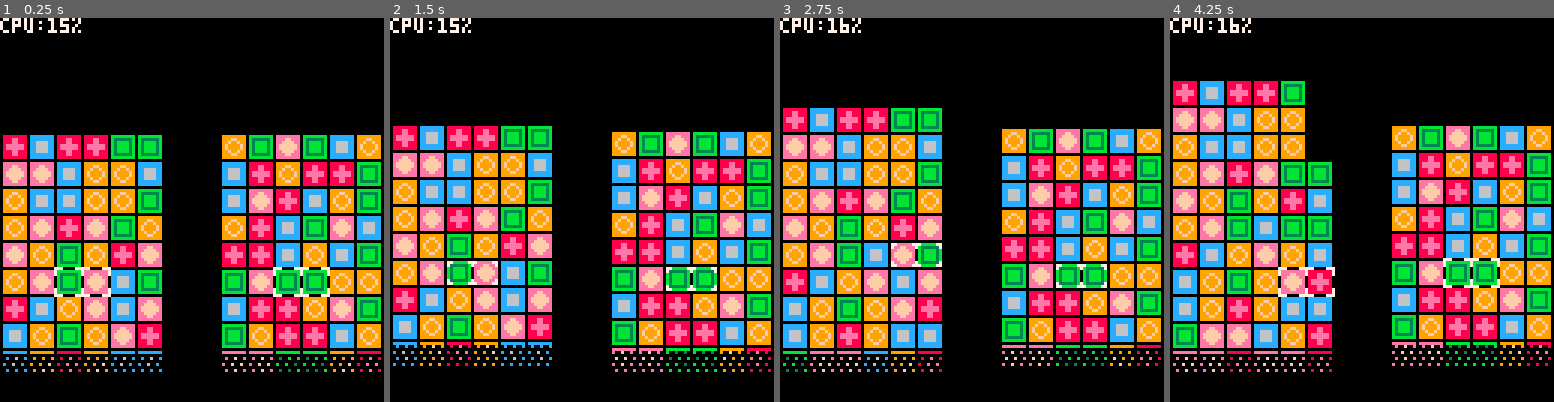
Above: before the commit, frames 1-4 (left to right).
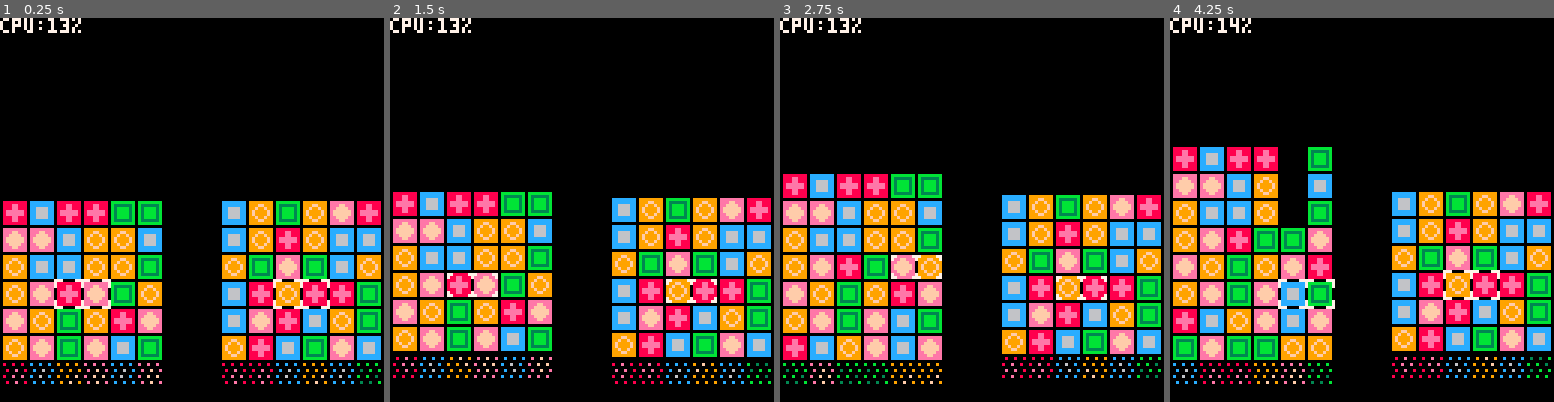
Above: after the commit, the same moments.

Repository: stevelavietes/pico8carts
Game: PICO-8 cartridge pa.p8
Two runs of this game, one before a commit and one after it. Both use one fixed random seed, a clock stepped at 60 frames per second and the inputs below.
Inputs:
- Up to frame 1 (0.25 s): no input
- Up to frame 2 (1.5 s): tap X (X key) at 0.33, 1.07 s; tap O (Z key) at 0.7 s
- Up to frame 3 (2.75 s): hold Right 1.6-2.1 s; tap O (Z key) at 1.7, 2.1, 2.5 s; tap X (X key) at 1.85 s; hold Up 2.15-2.42 s; hold Right from 2.47 s (still down)
- Up to frame 4 (4.25 s): tap O (Z key) every 0.4 s from 2.9 to 4.1 s; tap X (X key) at 2.97, 4.08 s; release Right at 3.03 s; hold Left 3.08-3.58 s; hold Down 3.63-3.97 s; hold Right from 4.02 s (still down)

The runs differ from the first frame. In frame 1, 40% of the frame differs, in the area x 0-100%, y 0-96%; in frame 2, 40%; in frame 3, 42%; in frame 4, 43%.

Commit message:
adjustment to "transparency" effect.

Diff:
--- a/pa.p8
+++ b/pa.p8
@@ -260,10 +260,10 @@
  pal(1,0)
  local by = (b.h-1)*9+offset
  local sx,sy = toscn(0,by)
- clip(sx, sy-offset+2,b.w*9, 17)
+ clip(sx, sy-offset,b.w*9, 17)
  for y=0,1 do
   for x=1,b.w do
-   spr(16,(x-1)*9,by-(y*8))
+   spr(16+(y*16),(x-1)*9,by-(y*8))
   end
  end
  clip()
@@ -364,9 +364,9 @@
  g.cs = {}
  g.bs = {}
  add(g.bs,
-   make_board(6,12,1,12,0,8))
+   make_board(6,12,1,16,0,6))
  add(g.bs,
-   make_board(6,12,74,12,1,8))
+   make_board(6,12,74,16,1,6))
  g.tick = 0
 end
 
@@ -387,14 +387,14 @@
 11111111666776666677776667666676667777666676676600000000000000000000000000000000000000000000000000000000000000000000000000000000
 10110110666776666666666667777776666776666667766600000000000000000000000000000000000000000000000000000000000000000000000000000000
 11111111666666666666666666666666666666666666666600000000000000000000000000000000000000000000000000000000000000000000000000000000
-00000000000000000000000000000000000000000000000000000000000000000000000000000000000000000000000000000000000000000000000000000000
-00000000000000000000000000000000000000000000000000000000000000000000000000000000000000000000000000000000000000000000000000000000
-00000000000000000000000000000000000000000000000000000000000000000000000000000000000000000000000000000000000000000000000000000000
-00000000000000000000000000000000000000000000000000000000000000000000000000000000000000000000000000000000000000000000000000000000
-00000000000000000000000000000000000000000000000000000000000000000000000000000000000000000000000000000000000000000000000000000000
-00000000000000000000000000000000000000000000000000000000000000000000000000000000000000000000000000000000000000000000000000000000
-00000000000000000000000000000000000000000000000000000000000000000000000000000000000000000000000000000000000000000000000000000000
-00000000000000000000000000000000000000000000000000000000000000000000000000000000000000000000000000000000000000000000000000000000
+01010101000000000000000000000000000000000000000000000000000000000000000000000000000000000000000000000000000000000000000000000000
+11111111000000000000000000000000000000000000000000000000000000000000000000000000000000000000000000000000000000000000000000000000
+01010101000000000000000000000000000000000000000000000000000000000000000000000000000000000000000000000000000000000000000000000000
+11111111000000000000000000000000000000000000000000000000000000000000000000000000000000000000000000000000000000000000000000000000
+01101101000000000000000000000000000000000000000000000000000000000000000000000000000000000000000000000000000000000000000000000000
+11111111000000000000000000000000000000000000000000000000000000000000000000000000000000000000000000000000000000000000000000000000
+10110110000000000000000000000000000000000000000000000000000000000000000000000000000000000000000000000000000000000000000000000000
+11111111000000000000000000000000000000000000000000000000000000000000000000000000000000000000000000000000000000000000000000000000
 00000000000000000000000000000000000000000000000000000000000000000000000000000000000000000000000000000000000000000000000000000000
 00000000000000000000000000000000000000000000000000000000000000000000000000000000000000000000000000000000000000000000000000000000
 00000000000000000000000000000000000000000000000000000000000000000000000000000000000000000000000000000000000000000000000000000000
